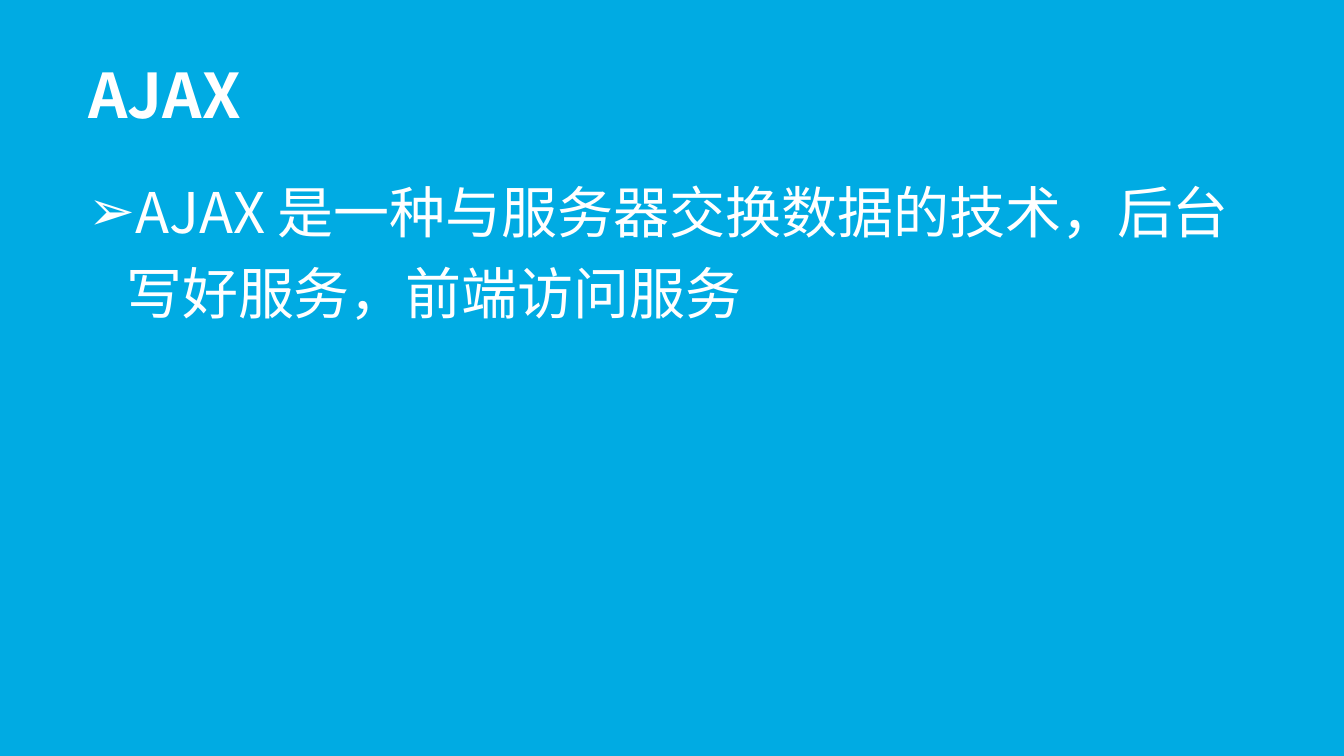
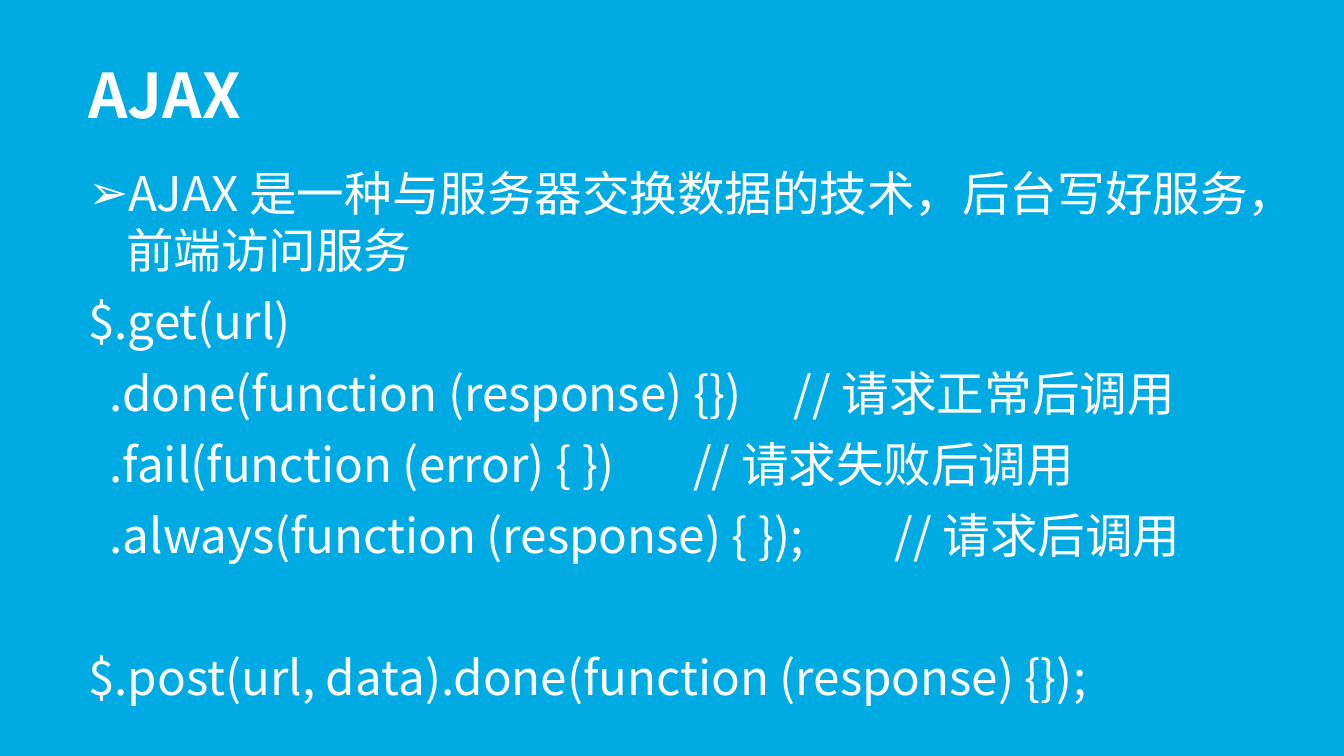
Before and after one commit to wugenshui/ppt, a slide deck: slide 27 of JS/jQuery.pptx (slide 25 before the commit). Drawn at 1344x756 pixels with LibreOffice and Linux fonts; fonts in the diff are those of the drawing. Boxes give left, top, right and bottom in pixels: in the first picture for what was removed or moved away, otherwise in the second. Text is boxed around its words. In the diff, an @@ line names an element or a change of style, - is before the commit and + after.

```diff
--- a/JS/jQuery.pptx
+++ b/JS/jQuery.pptx
@@ subtitle at (x1=126, y1=171, x2=1295, y2=272): size 40 to 34 pt in "AJAX 是一种与服务器交换数据的技术，后台写好服务，前端访问服务"; line spacing 1.2 to 1 @@
@@ subtitle at (x1=88, y1=299, x2=1181, y2=706): paragraphs added @@
+$.get(url)
+.done(function (response) {}) // 请求正常后调用
+.fail(function (error) { }) // 请求失败后调用
+.always(function (response) { }); // 请求后调用
+$.post(url, data).done(function (response) {});
```
Also in this commit, not shown: 4 other slides changed, 2 slides added, 2 slides removed, 1 other file.
